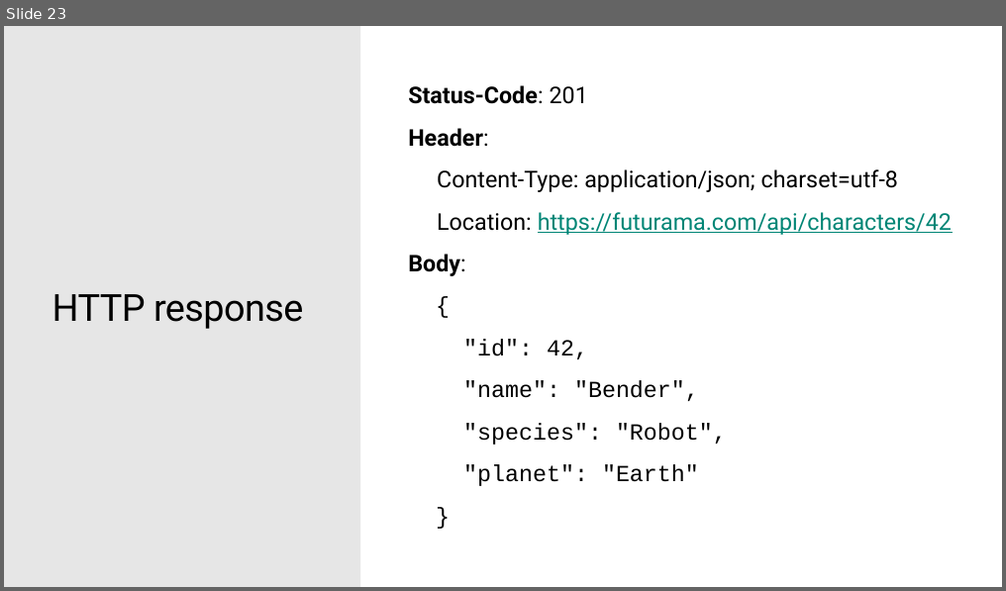
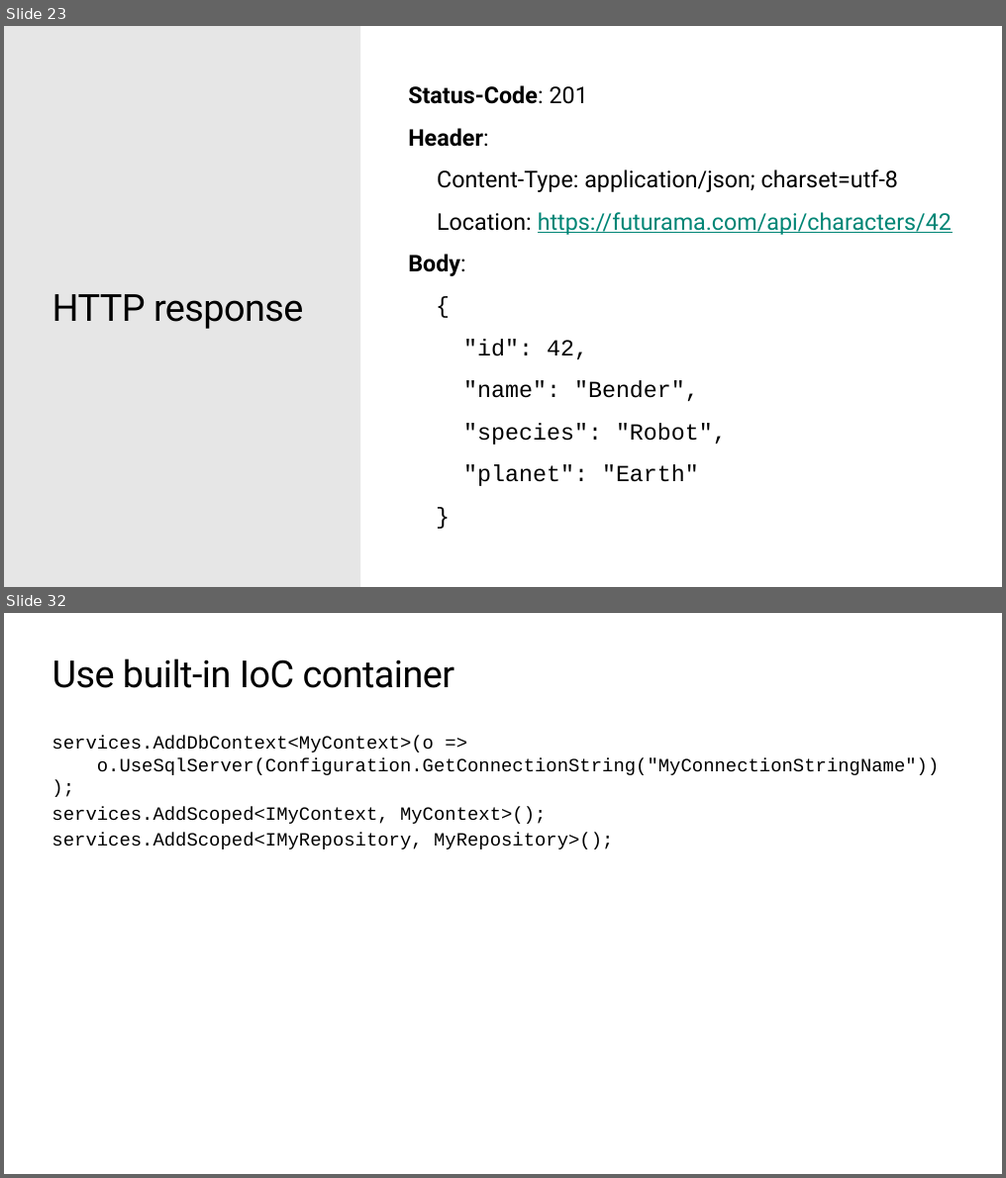
Before and after one commit to ondfisk/BDSA2019, a slide deck: Slides/Lecture09 - JSON and the REST - ASP.NET Core.pptx. Shown one above the other, each under a label of ours: slide 23 before the commit, slides 23 and 32 after it; the slides between them are not shown. The pictures are 1006x591 and 1006x1178 pixels, drawn with LibreOffice and Linux fonts; fonts in the diff are those of the drawing; background and template pictures are left out. Boxes give left, top, right and bottom in pixels: in the first picture for what was removed or moved away, otherwise in the second. Text is boxed around its words. In the diff, an @@ line names an element or a change of style, - is before the commit and + after.

```diff
--- a/Slides/Lecture09 - JSON and the REST - ASP.NET Core.pptx
+++ b/Slides/Lecture09 - JSON and the REST - ASP.NET Core.pptx
@@ slide 32 added at [4,613,1002,1174], background #FFFFFF @@
@@ title added at [53,659,455,688], 36 pt, text #000000 @@
+Use built-in IoC container
@@ text added at [52,736,940,850], 18 pt, text #000000 @@
+services.AddDbContext<MyContext>(o =>
+o.UseSqlServer(Configuration.GetConnectionString("MyConnectionStringName"))
+);
+services.AddScoped<IMyContext, MyContext>();
+services.AddScoped<IMyRepository, MyRepository>();
```
Also in this commit, not shown: 1 slide changed, 12 other slides added, 13 other files.
